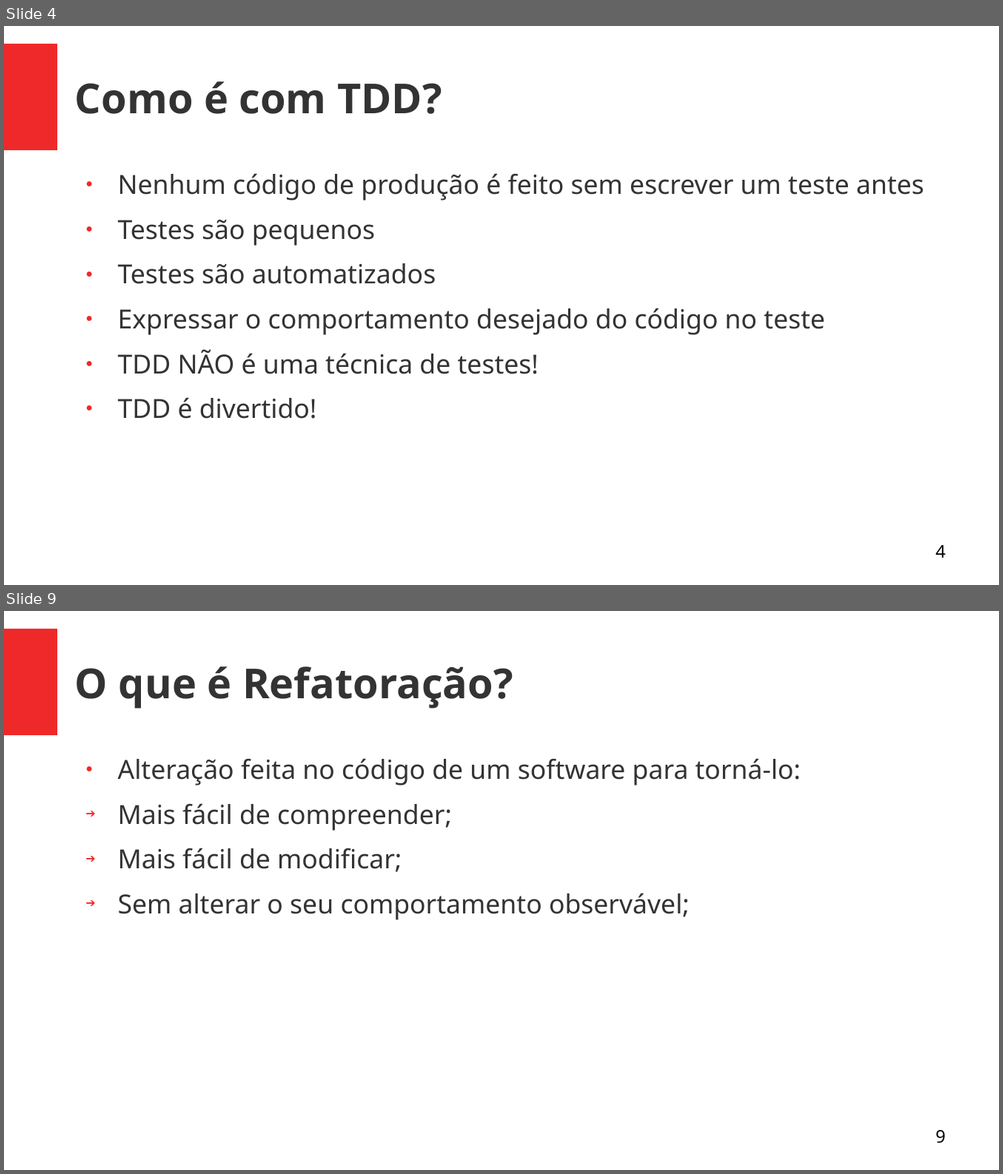
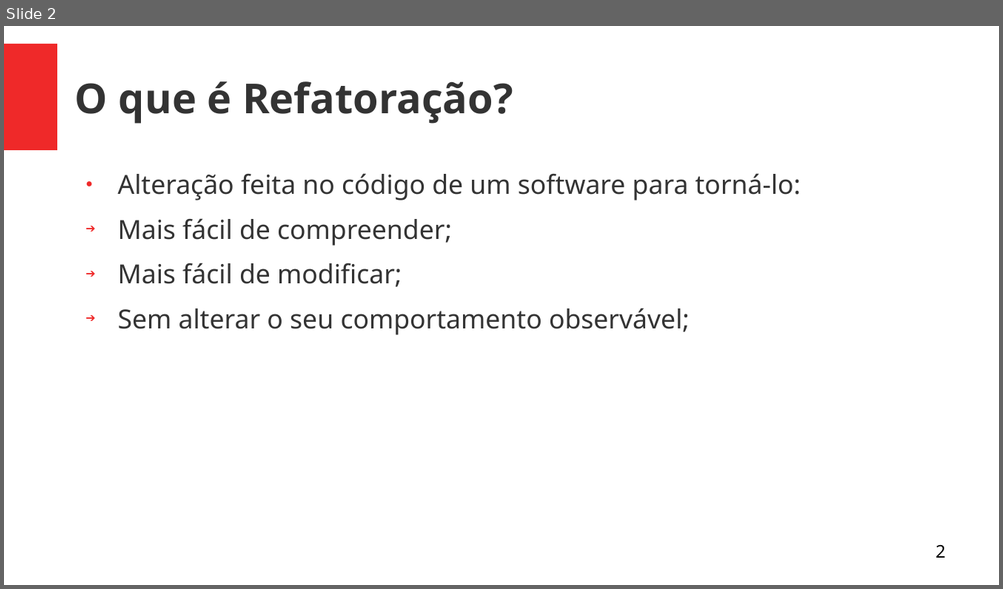
Before and after one commit to Geofisicando/C-orientado-a-testes, a slide deck: slides/refatoracao.odp. Shown one above the other, each under a label of ours: slides 4 and 9 before the commit, slide 2 after it; the slides between them are not shown. The pictures are 1003x1174 and 1003x589 pixels, drawn with LibreOffice and Linux fonts; fonts in the diff are those of the drawing. Boxes give left, top, right and bottom in pixels: in the first picture for what was removed or moved away, otherwise in the second. Text is boxed around its words. In the diff, an @@ line names an element or a change of style, - is before the commit and + after.

```diff
--- a/slides/refatoracao.odp
+++ b/slides/refatoracao.odp
@@ slide 4 removed at <box>4,26,999,585</box>, background #FFFFFF; not listed: 1 template element that a slide beside it also shows @@
@@ title removed at <box>75,82,442,114</box> @@
-Como é com TDD?
@@ text removed at <box>118,173,924,419</box> @@
-● Nenhum código de produção é feito sem escrever um teste antes
-● Testes são pequenos
-● Testes são automatizados
-● Expressar o comportamento desejado do código no teste
-● TDD NÃO é uma técnica de testes!
-● TDD é divertido!
@@ page number removed at <box>935,545,945,558</box> @@
-4
@@ what was slide 9 is now slide 2 @@
@@ page number at <box>935,545,945,558</box>: text changed @@
-9
+2
```
Also in this commit, not shown: 1 slide changed, 6 other slides removed, 5 other files.
